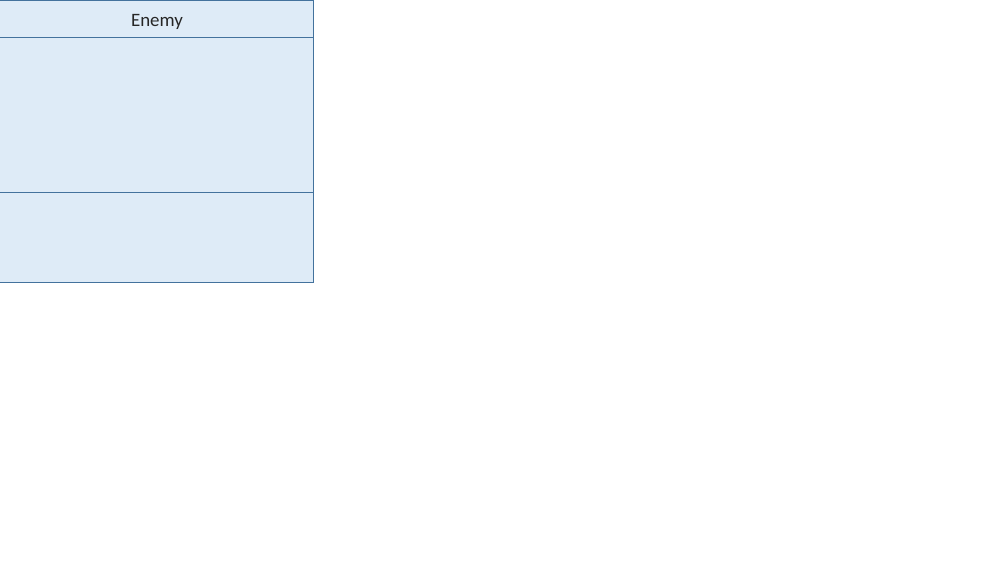
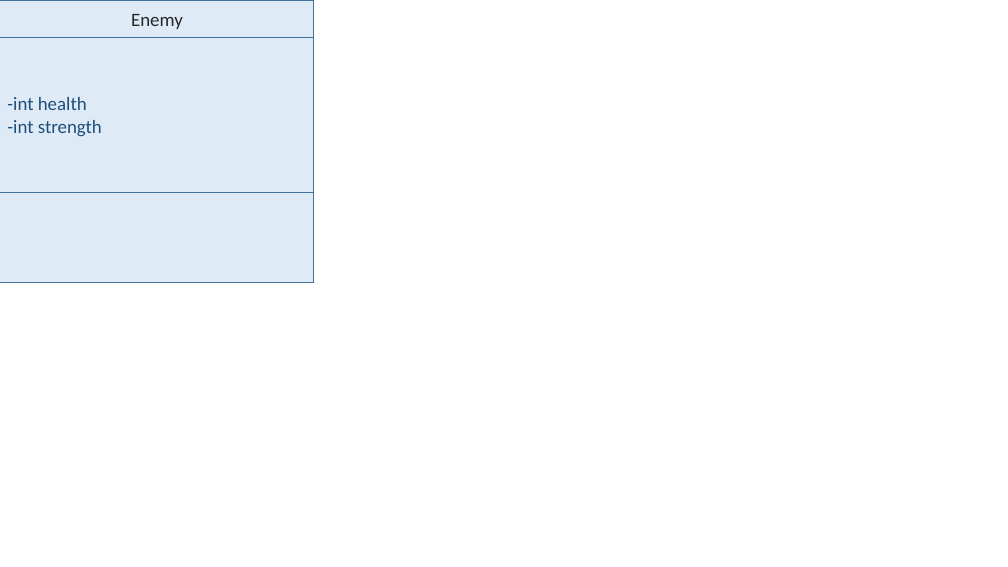
Before and after one commit to ngraham20/CS172_FA16_FinalProject, a slide deck: slide 5 of Class UMLs.pptx. Drawn at 1008x567 pixels with LibreOffice and Linux fonts; fonts in the diff are those of the drawing. Boxes give left, top, right and bottom in pixels: in the first picture for what was removed or moved away, otherwise in the second. Text is boxed around its words. In the diff, an @@ line names an element or a change of style, - is before the commit and + after.

```diff
--- a/Class UMLs.pptx
+++ b/Class UMLs.pptx
@@ text in rectangle at (7,97,102,136): text added @@
+-int health
+-int strength
```
Also in this commit, not shown: 4 other slides changed, 1 other file.
